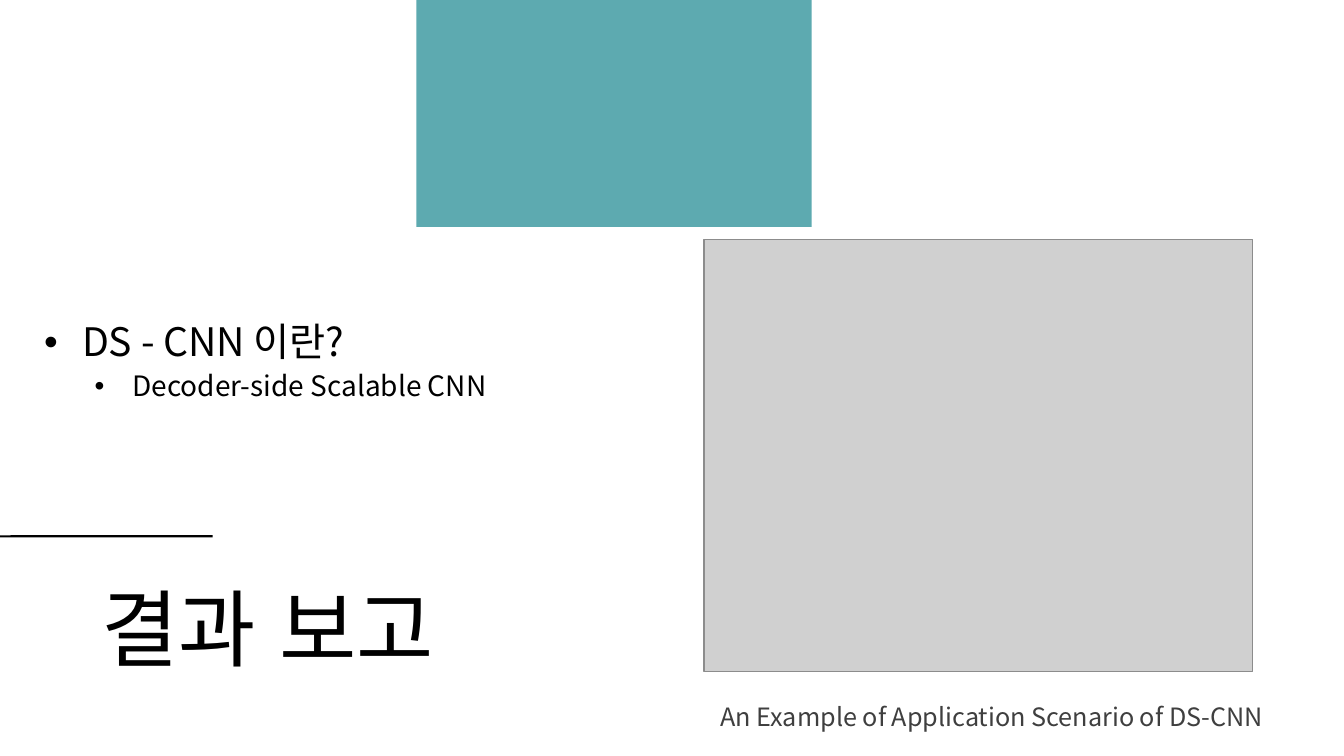
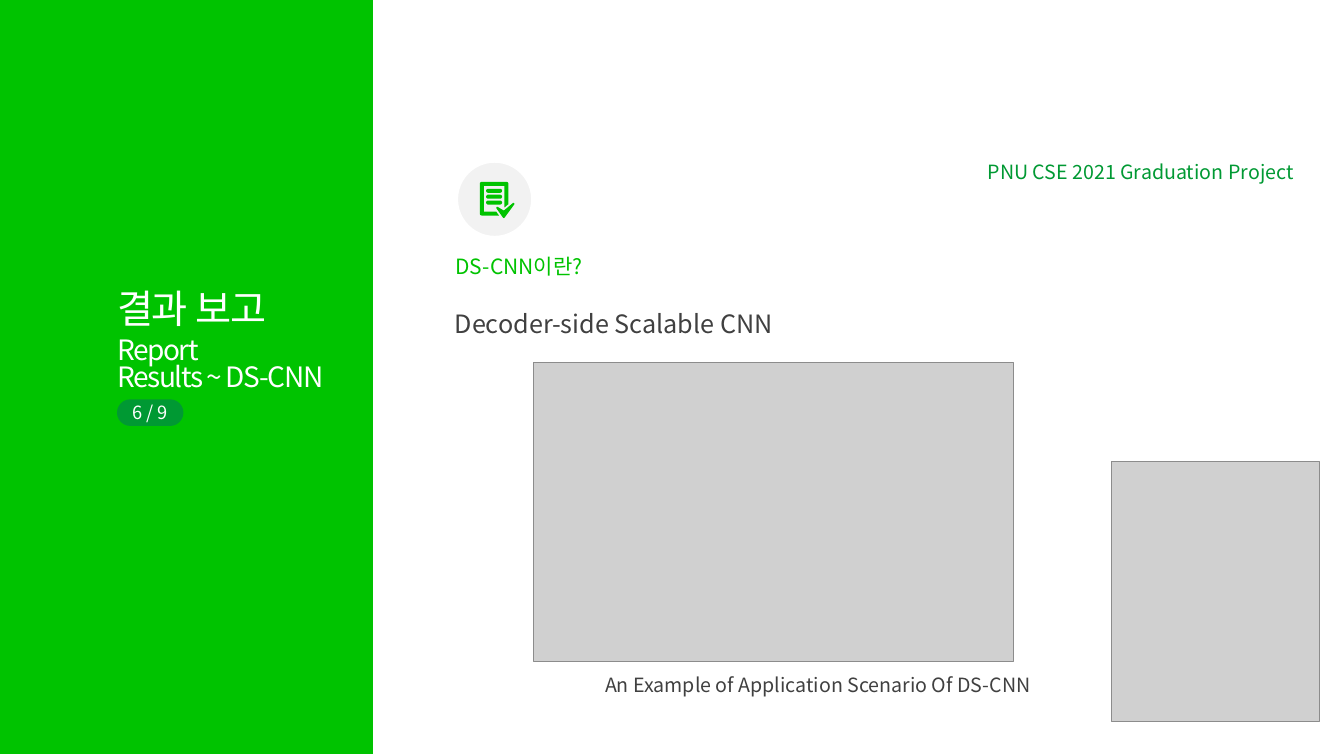
Before and after one commit to TeamPhoneticCode/Report, a slide deck: slide 7 of 2021_졸업과제_1번째_진행보고.pptx (slide 9 before the commit). Drawn at 1344x756 pixels with LibreOffice and Linux fonts; fonts in the diff are those of the drawing; grey boxes stand for pictures. Boxes give left, top, right and bottom in pixels: in the first picture for what was removed or moved away, otherwise in the second. Text is boxed around its words. In the diff, an @@ line names an element or a change of style, - is before the commit and + after.

```diff
--- a/2021_졸업과제_1번째_진행보고.pptx
+++ b/2021_졸업과제_1번째_진행보고.pptx
@@ rectangle added at (0,0,373,754), fill #00C300 @@
@@ rectangle removed at (416,0,812,227) @@
@@ text added at (988,163,1293,184), 14 pt, text #009933 @@
+PNU CSE 2021 Graduation Project
@@ group added at (457,161,532,237): 5 freeform shapes, 1 ellipse @@
@@ text added at (456,256,583,276), 15 pt, text #00C300 @@
+DS-CNN이란?
@@ text "결과 보고": place and size @@
-text "결과 보고" at (101,590,434,667)
+text "결과 보고" at (117,290,267,326)
@@ text "결과 보고" at (117,290,267,326): size 60 to 28 pt, font Noto Sans CJK SC to Noto Sans CJK KR, text colour #000000 to #FFFFFF, letter spacing -1.5 to -1 pt, bold off; line spacing 0.9 to 0.8; vertical alignment bottom to top @@
@@ text removed at (82,323,486,397) @@
-• DS - CNN 이란?
-  • Decoder-side Scalable CNN
@@ text added at (455,313,773,334), 18 pt, text #404040 @@
+Decoder-side Scalable CNN
@@ text added at (117,339,324,388), 20 pt, text #FFFFFF @@
+Report
+Results ~ DS-CNN
@@ picture: place and size @@
-picture at (704,239,1252,671)
+picture at (533,363,1013,662)
@@ rounded rectangle added at (117,399,184,425), fill #009933 @@
@@ text added at (133,405,168,420), 13 pt, text #FFFFFF @@
+6 / 9
@@ picture added at (1112,462,1320,722) @@
@@ line removed from (213, 536) to (0, 536) @@
@@ text at (605,676,1030,697): text changed; size 18 to 14 pt; text colour #3F3F3F to #404040 @@
-An Example of Application Scenario of DS-CNN
+An Example of Application Scenario Of DS-CNN
```
Also in this commit, not shown: 8 other slides changed, 2 slides added, 2 slides removed.
